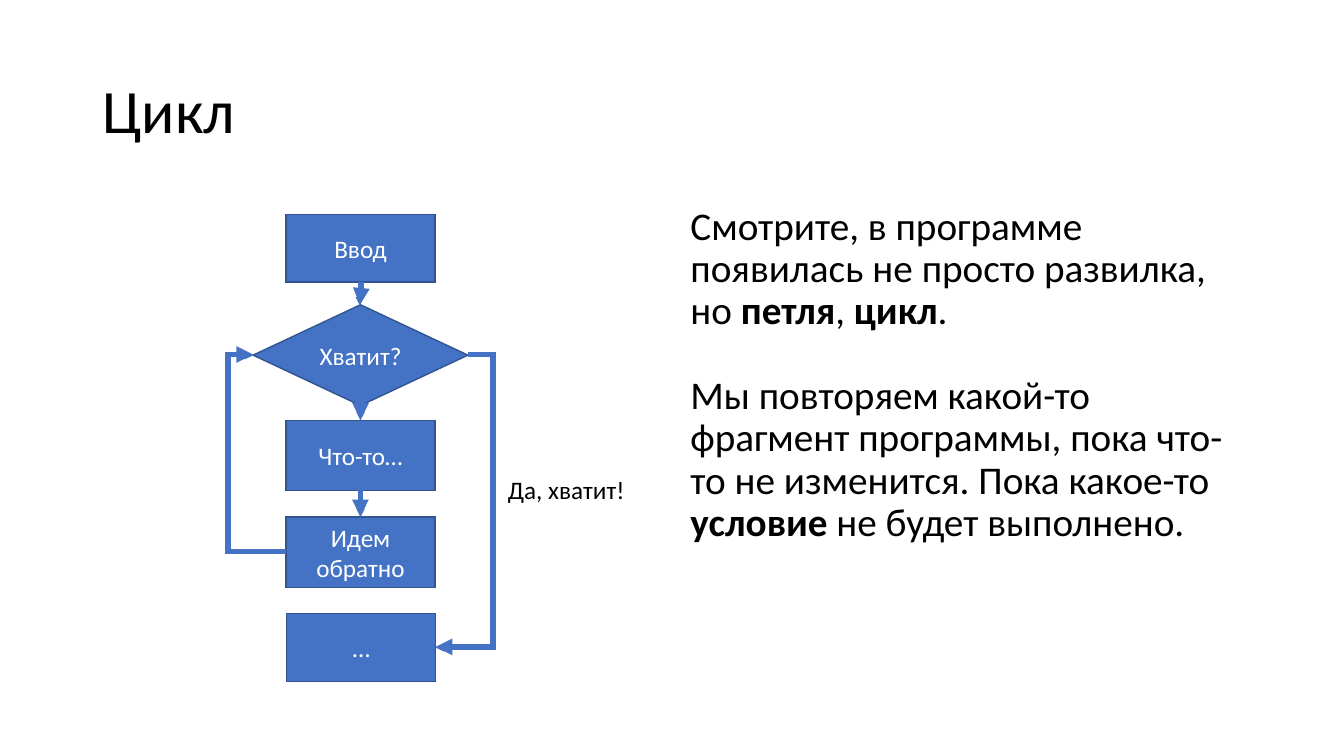
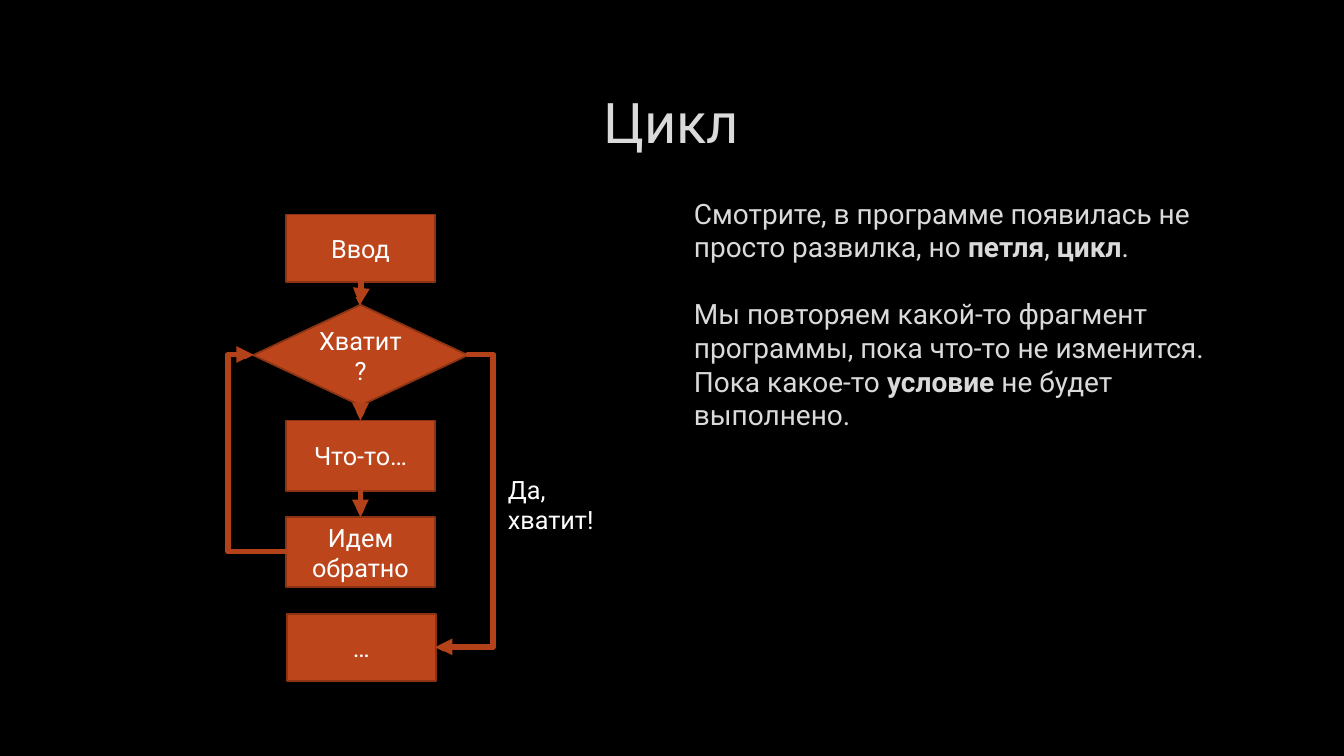
Before and after one commit to stsukrov/Zion-Course, a slide deck: slide 14 of Presi.pptx (slide 12 before the commit). Drawn at 1344x756 pixels with LibreOffice and Linux fonts; fonts in the diff are those of the drawing; background and template pictures are left out. Boxes give left, top, right and bottom in pixels: in the first picture for what was removed or moved away, otherwise in the second. Text is boxed around its words. In the diff, an @@ line names an element or a change of style, - is before the commit and + after.

```diff
--- a/Presi.pptx
+++ b/Presi.pptx
@@ background #FFFFFF to picture (left out) @@
@@ title "Цикл": place and size @@
-title "Цикл" at [102,93,234,143]
+title "Цикл" at [603,103,739,153]
@@ title "Цикл" at [603,103,739,153]: size 44 to 40 pt, font Calibri to Roboto, text colour #000000 to #DADADA, letter outline none to #404040 0.75 pt; alignment left to centre; line spacing 0.9 to 1 @@
@@ text "Смотрите, в программе появилась не ...": place and size @@
-text "Смотрите, в программе появилась не ..." at [690,214,1223,543]
+text "Смотрите, в программе появилась не ..." at [694,204,1204,426]
@@ text "Смотрите, в программе появилась не ..." at [694,204,1204,426]: size 28 to 20 pt, font Calibri to Roboto, text colour #000000 to #DADADA, letter outline none to #404040 0.75 pt; line spacing 0.9 to 1 @@
@@ elbow arrow (361, 283) - (360, 306): stroke #4472C4 0.5 pt to #B4421A 0.75 pt @@
@@ elbow arrow (361, 282) - (360, 304): stroke #4472C4 4 pt to #B4421A 4 pt @@
@@ elbow arrow (286, 553) - (253, 355): stroke #4472C4 0.5 pt to #B4421A 0.75 pt @@
@@ elbow arrow (286, 552) - (253, 355): stroke #4472C4 4 pt to #B4421A 4 pt @@
@@ elbow arrow (468, 355) - (436, 647): stroke #4472C4 0.5 pt to #B4421A 0.75 pt @@
@@ elbow arrow (468, 355) - (436, 647): stroke #4472C4 4 pt to #B4421A 4 pt @@
@@ elbow arrow (361, 405) - (361, 420): stroke #4472C4 0.5 pt to #B4421A 0.75 pt @@
@@ elbow arrow (361, 405) - (361, 419): stroke #4472C4 4 pt to #B4421A 4 pt @@
@@ text "Да, хватит!" at [508,481,594,530]: font Calibri to Roboto, text colour #000000 to #FFFFFF @@
@@ elbow arrow (361, 491) - (361, 517): stroke #4472C4 0.5 pt to #B4421A 0.75 pt @@
@@ elbow arrow (361, 490) - (361, 516): stroke #4472C4 4 pt to #B4421A 4 pt @@
@@ font Calibri to Roboto; fill #4472C4 to #BC451B; outline #325491 1 pt to #8B3314 1.25 pt in 5 elements at [286,215,436,282], [253,304,468,405], [286,517,436,588], [286,420,436,491], [287,614,437,682] @@
```
Also in this commit, not shown: 14 other slides changed, 2 slides added, 2 other files.
